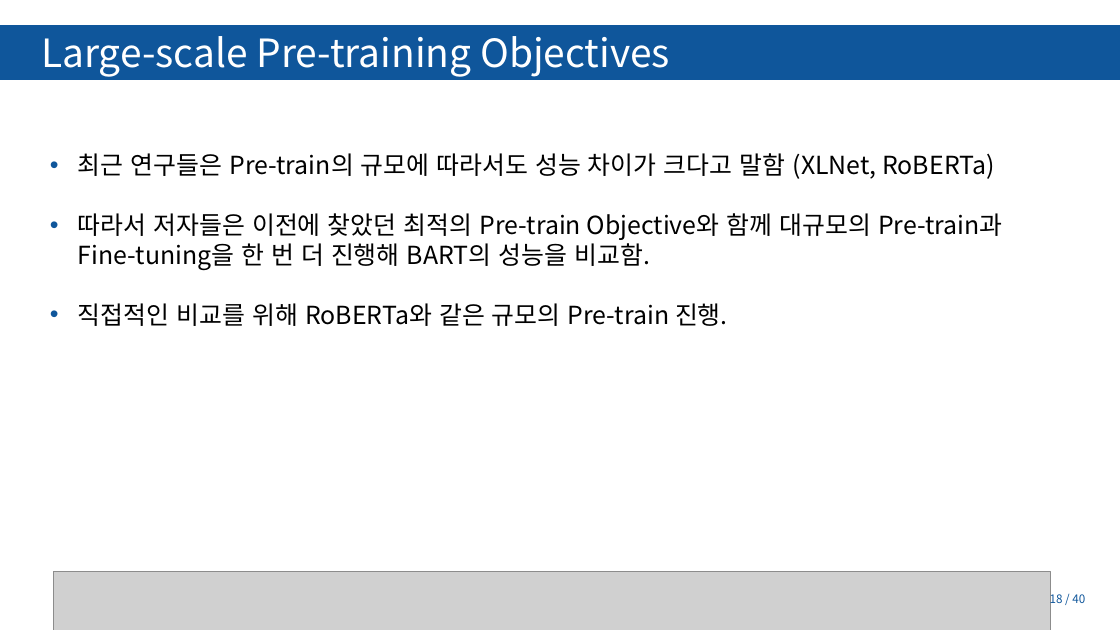
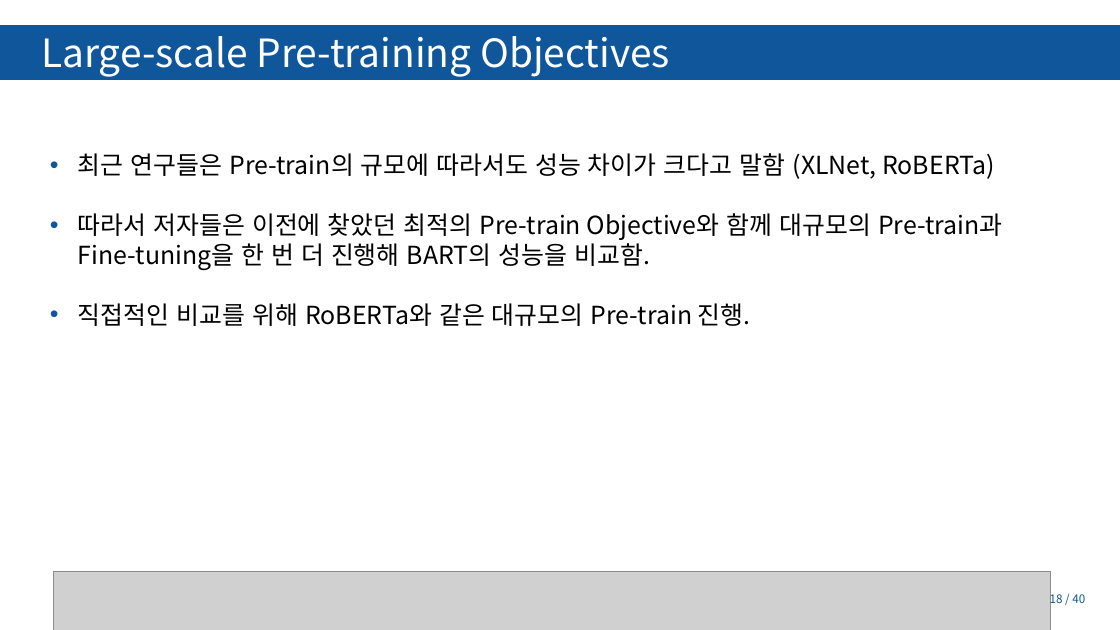
Before and after one commit to Tiabet/Paper-for-ML-DL, a slide deck: slide 18 of 세미나/BART_김정현.pptx. Drawn at 1120x630 pixels with LibreOffice and Linux fonts; fonts in the diff are those of the drawing; grey boxes stand for pictures; background and template pictures are left out. Boxes give left, top, right and bottom in pixels: in the first picture for what was removed or moved away, otherwise in the second. Text is boxed around its words. In the diff, an @@ line names an element or a change of style, - is before the commit and + after.

```diff
--- a/세미나/BART_김정현.pptx
+++ b/세미나/BART_김정현.pptx
@@ text at [78,303,751,326]: text changed @@
-• 직접적인 비교를 위해 RoBERTa와 같은 규모의 Pre-train 진행.
+• 직접적인 비교를 위해 RoBERTa와 같은 대규모의 Pre-train 진행.
```
Also in this commit, not shown: 20 other slides changed, 1 slide added, 1 slide removed, 2 other files.
